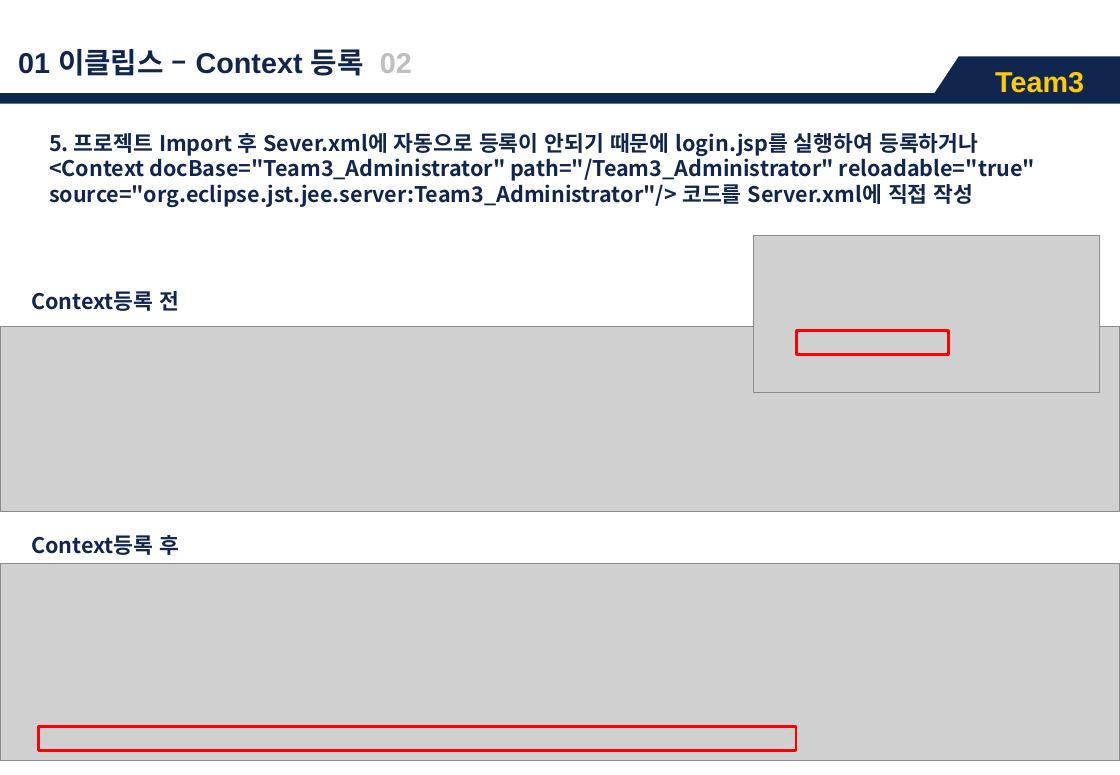
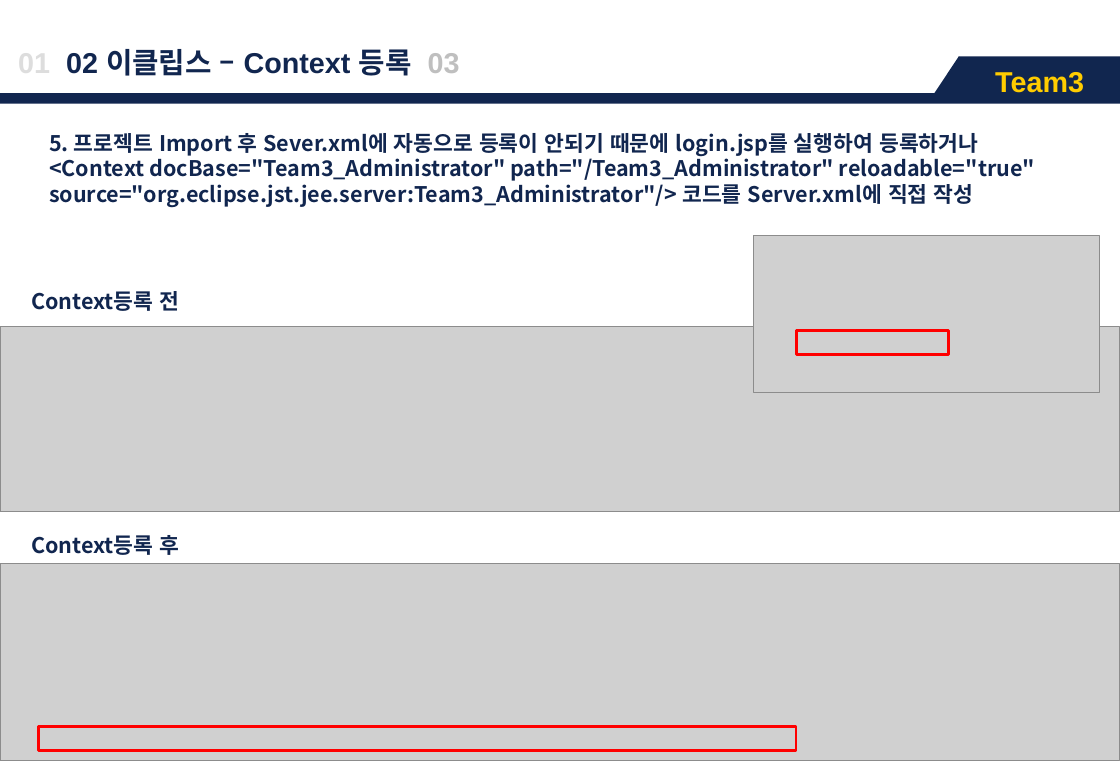
Before and after one commit to ojiyeon/Team3_2, a slide deck: slide 7 of 1_Team3_메뉴얼.pptx (slide 5 before the commit). Drawn at 1120x775 pixels with LibreOffice and Linux fonts; fonts in the diff are those of the drawing; grey boxes stand for pictures. Boxes give left, top, right and bottom in pixels: in the first picture for what was removed or moved away, otherwise in the second. Text is boxed around its words. In the diff, an @@ line names an element or a change of style, - is before the commit and + after.

```diff
--- a/1_Team3_메뉴얼.pptx
+++ b/1_Team3_메뉴얼.pptx
@@ text at (66,49,460,76): text changed @@
-01 이클립스 – Context 등록 02
+01 02 이클립스 – Context 등록 03
```
Also in this commit, not shown: 7 other slides changed, 1 slide added.
